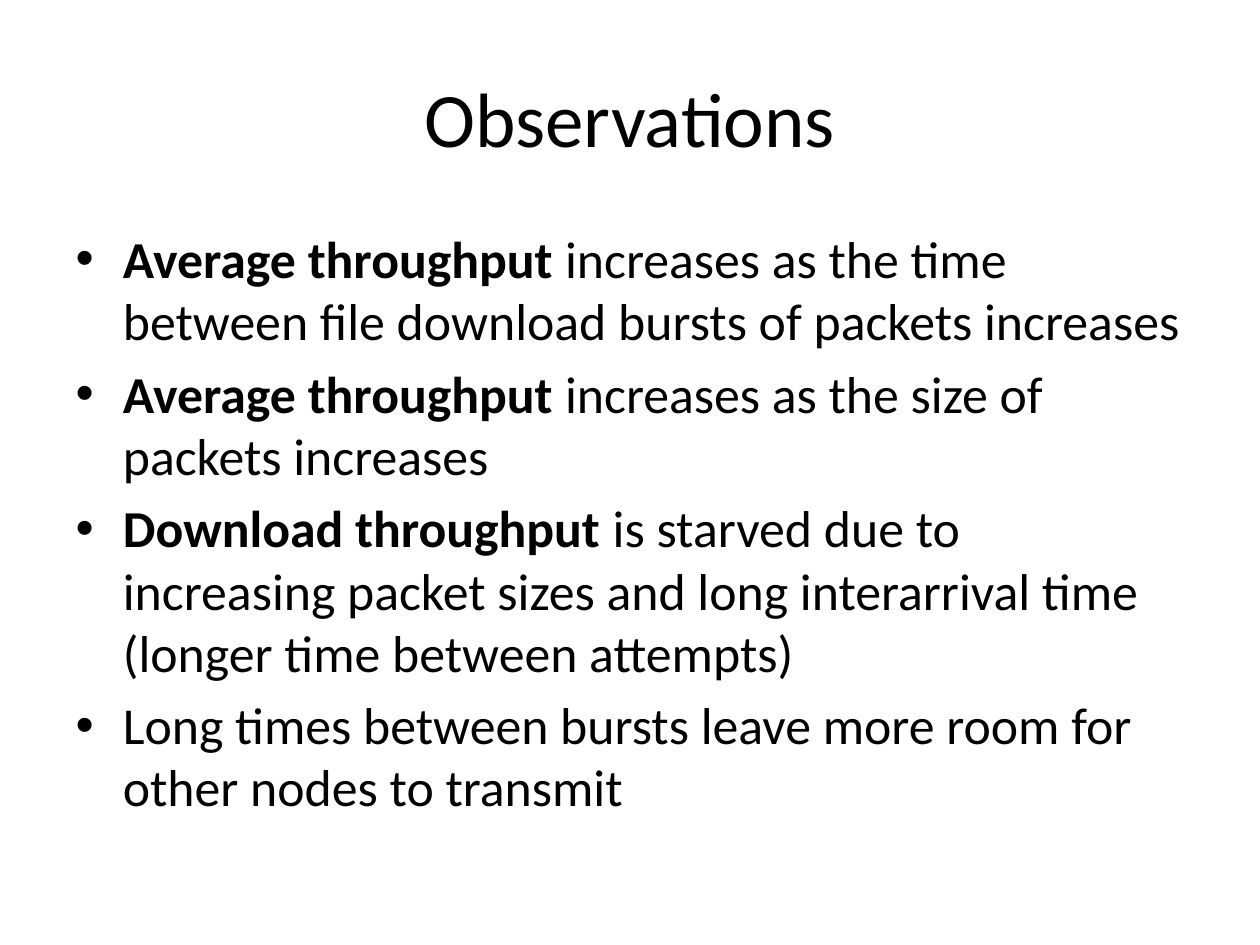
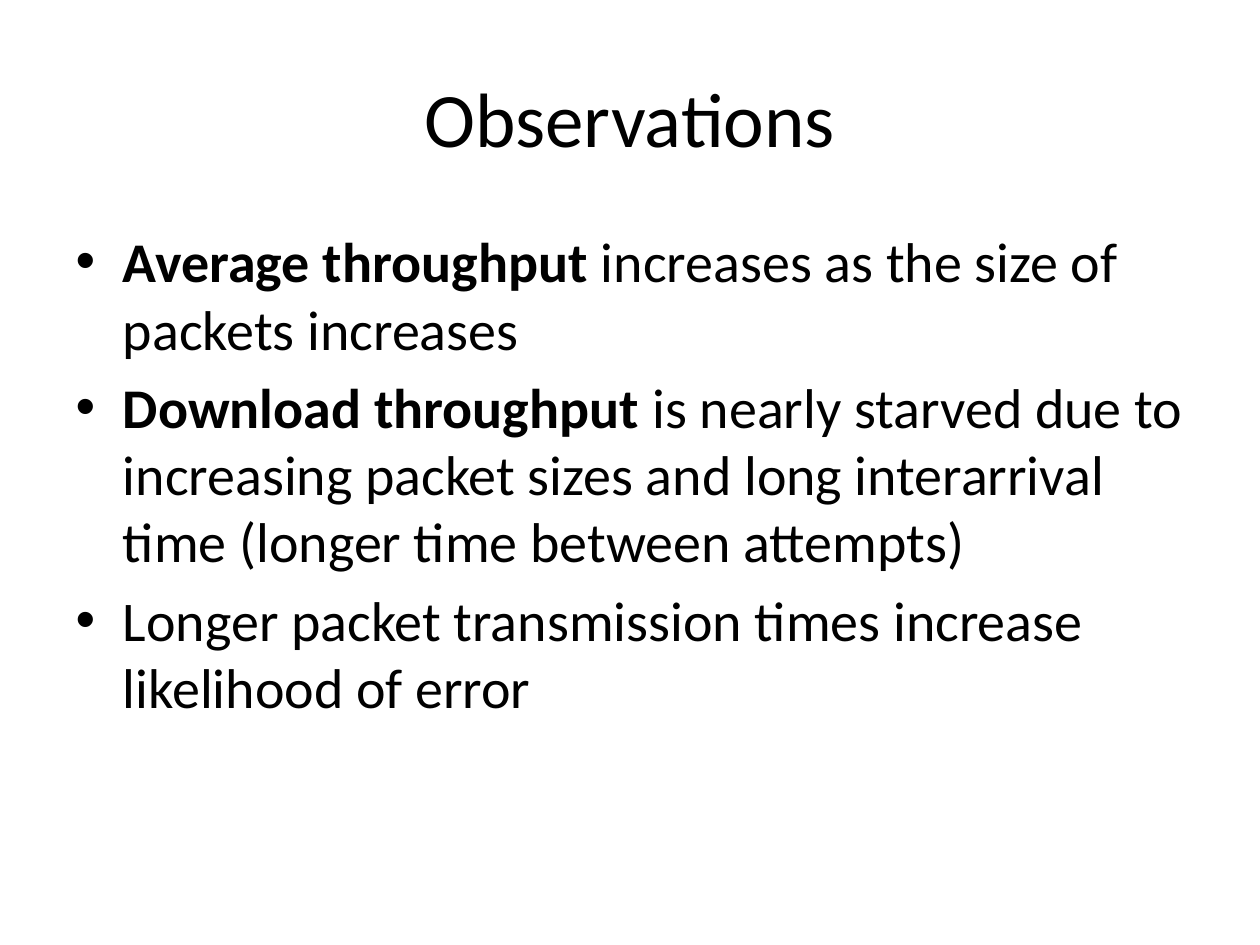
Before and after one commit to tamirh-uci/HeteroTrafficModels, a slide deck: slide 33 of presentation/slides.pptx (slide 34 before the commit). Drawn at 1260x945 pixels with LibreOffice and Linux fonts; fonts in the diff are those of the drawing. Boxes give left, top, right and bottom in pixels: in the first picture for what was removed or moved away, otherwise in the second. Text is boxed around its words. In the diff, an @@ line names an element or a change of style, - is before the commit and + after.

```diff
--- a/presentation/slides.pptx
+++ b/presentation/slides.pptx
@@ text at (123, 241, 1179, 349): paragraph removed @@
-• Average throughput increases as the time between file download bursts of packets increases
@@ text at (123, 242, 1118, 359): size 29.6 to 32 pt in "Average throughput increases as the size of ..." @@
@@ text at (123, 388, 1182, 709): text changed; size 29.6 to 32 pt @@
-• Download throughput is starved due to increasing packet sizes and long interarrival time (longer time between attempts)
-• Long times between bursts leave more room for other nodes to transmit
+• Download throughput is nearly starved due to increasing packet sizes and long interarrival time (longer time between attempts)
+• Longer packet transmission times increase likelihood of error
```
Also in this commit, not shown: 3 other slides changed, 1 slide removed, 1 other file.
